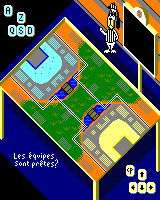
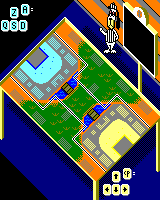
Layer changes from the first 160 x 200 image to the second:
hid "Ready?" over [14, 152, 58, 168]
painted on "Terrain" over [1, 4, 156, 196]
